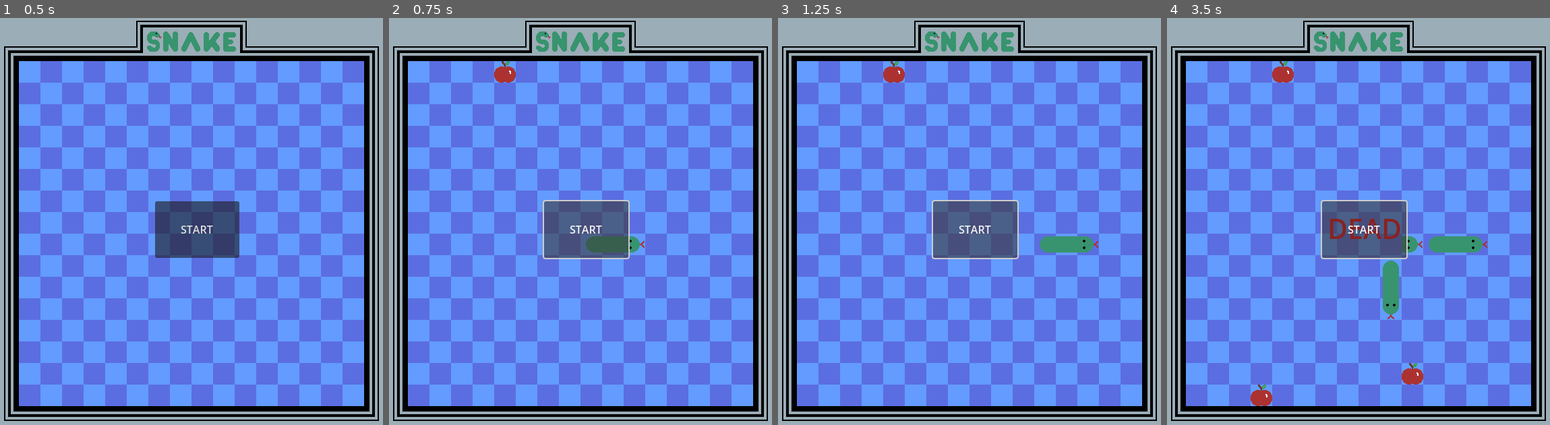
Above: before the commit, frames 1-4 (left to right).
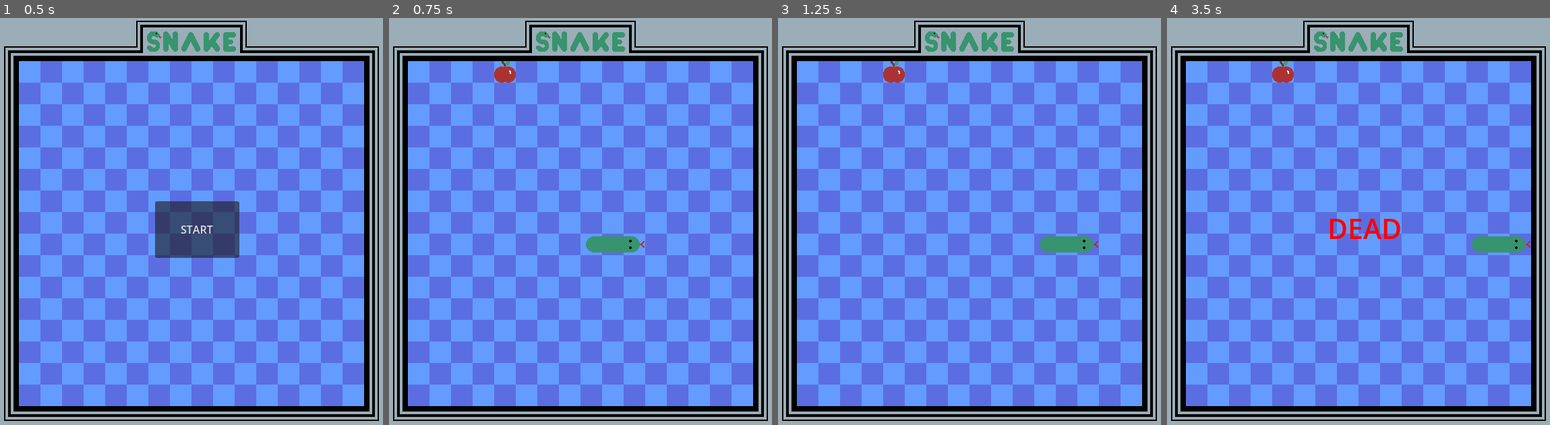
Above: after the commit, the same moments.

Repository: conor-wilson/snake
Game: Godot game, scene res://scenes/main.tscn
The game is run twice, just before and just after one commit, with the same random seed, the same clock (stepped at 60 frames per second) and the same inputs.
Inputs (mouse positions are in pixels of both pictures, inside the frame that each line leads up to):
- Up to frame 1 (0.5 s): no input
- Up to frame 2 (0.75 s): click "START" at 0.5 s
- Up to frame 3 (1.25 s): no input
- Up to frame 4 (3.5 s): click (1362, 229) at 1.25 s, where only the run before the commit has a clickable "START"; hold Right (move_right) 2.03-2.78 s; tap Enter at 2.75 s; hold Down (move_down) from 2.78 s (still down)

Frame 1 is identical in both runs. In frame 2, 3.3% of the frame differs, in the area x 40-63%, y 44-60%; in frame 3, 3.3%; in frame 4, 5.2%, in the area x 21-95%, y 44-96%.

Commit message:
Removed start button and death message from in-game HUD

Diff:
--- a/scenes/HUD.gd
+++ b/scenes/HUD.gd
@@ -13,9 +13,15 @@
 
 func show_start_menu():
 	$StartButton.show()
+	$DeathMessage.hide()
 
 func show_game_over_screen():
+	$StartButton.hide()
 	$DeathMessage.show()
+
+func show_in_game_hud():
+	$StartButton.hide()
+	$DeathMessage.hide()
 
 func _on_start_button_pressed():
 	start_game.emit()
--- a/scenes/main.gd
+++ b/scenes/main.gd
@@ -20,3 +20,4 @@
 func _on_hud_start_game():
 	print("STARTING GAME!")
 	$Snake.spawn_new_snake()
+	$HUD.show_in_game_hud()
